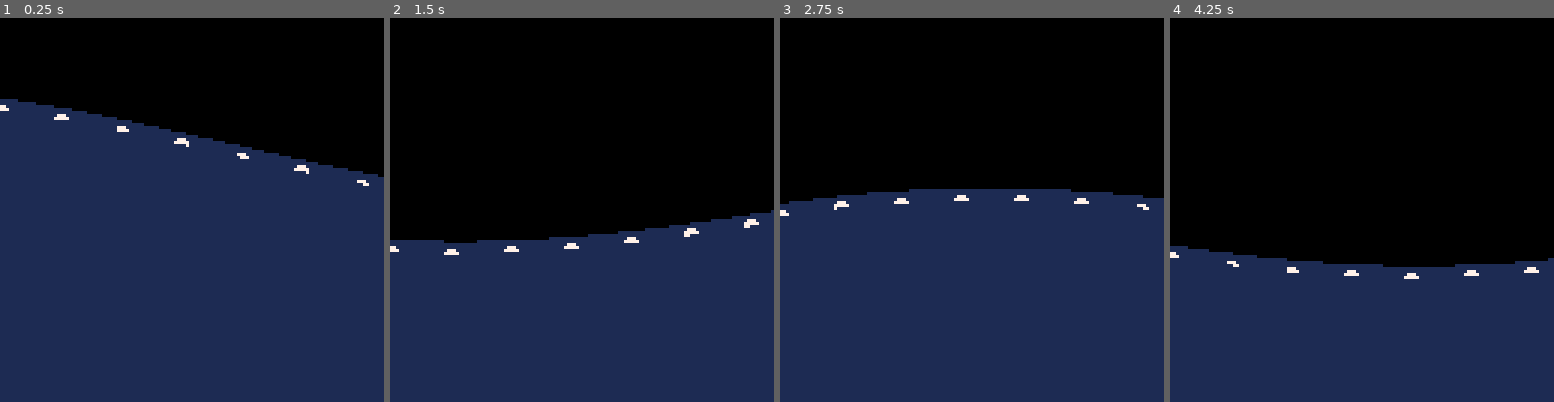
Above: before the commit, frames 1-4 (left to right).
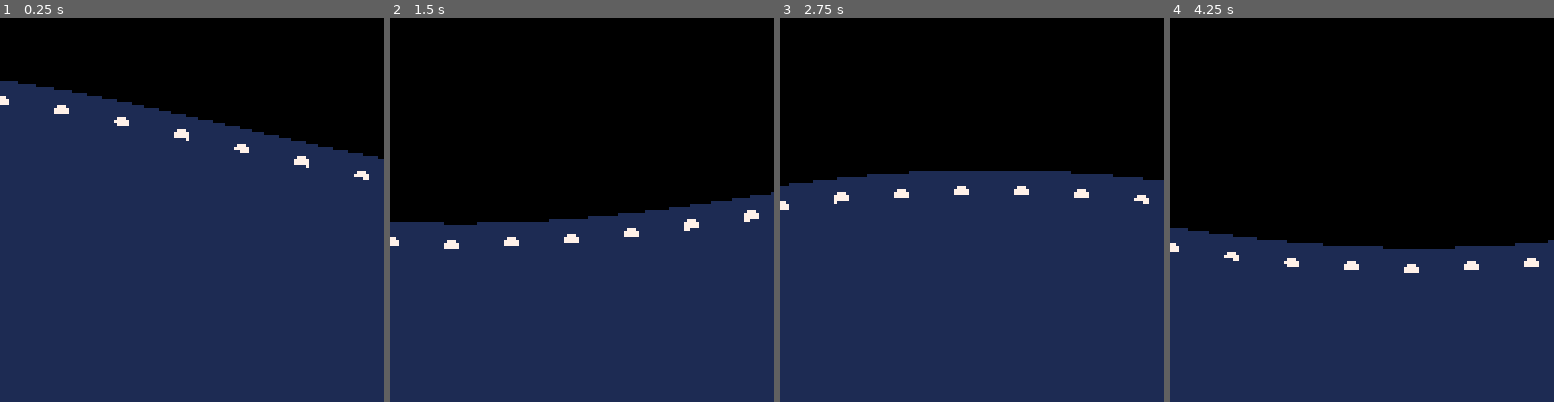
Above: after the commit, the same moments.

Repository: Gate88/tweetcarts
Game: PICO-8 cartridge unfinished/boat.p8
Same seed, same stepped clock (60 frames per second), same inputs: the game is played once before the commit and once after it.
Inputs:
- Up to frame 1 (0.25 s): no input
- Up to frame 2 (1.5 s): no input
- Up to frame 3 (2.75 s): no input
- Up to frame 4 (4.25 s): no input

The runs differ from the first frame. In frame 1, 5.4% of the frame differs, in the area x 0-100%, y 16-44%; in frame 2, 5.4%, in the area x 0-100%, y 45-62%; in frame 3, 5.4%; in frame 4, 5.4%.

Commit message:
boat update

Diff:
--- a/unfinished/boat.p8
+++ b/unfinished/boat.p8
@@ -2,7 +2,7 @@
 version 18
 __lua__
 z,w,g,h=128,64,line::_::cls()
-for n=70,76,4 do
+for n=w,74,8 do
 s={}
 for x=-1,z do
 a=16 f=.0002 y=n
@@ -10,10 +10,10 @@
 y += sin(x*f+n+t()*n)*a
 f*=3a/=.9end
 g(x,c,x,z,1)
-s[x]=y+4
+s[x]=y+7
 c=y
 end
-if n==70 then
+if n==w then
  for x=0,z,20 do
   circfill(x,s[x],2,7)
  end
